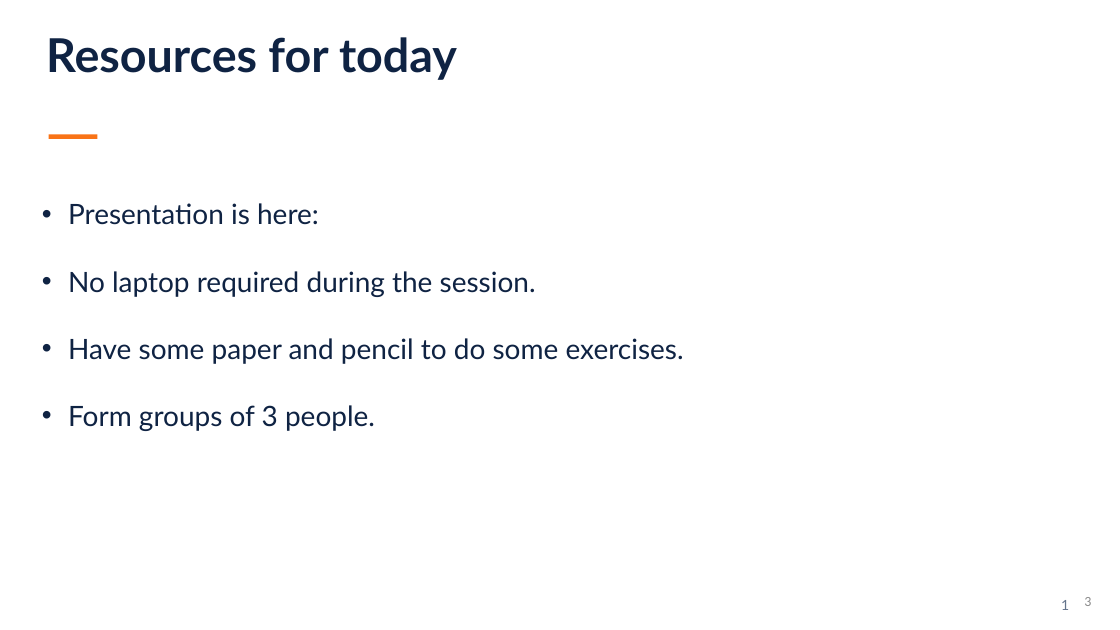
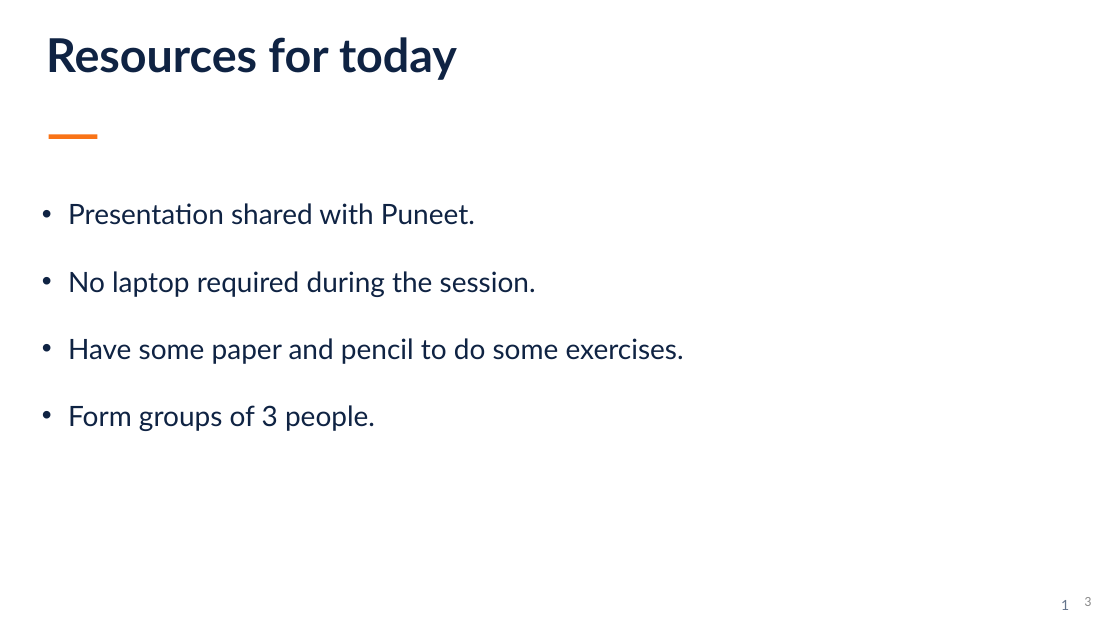
Before and after one commit to sefop/sefop-training-hub, a slide deck: slide 3 of workshops/2026-11-06-cal_poly/sefop-cal-poly.pptx. Drawn at 1120x630 pixels with LibreOffice and Linux fonts; fonts in the diff are those of the drawing. Boxes give left, top, right and bottom in pixels: in the first picture for what was removed or moved away, otherwise in the second. Text is boxed around its words. In the diff, an @@ line names an element or a change of style, - is before the commit and + after.

```diff
--- a/workshops/2026-11-06-cal_poly/sefop-cal-poly.pptx
+++ b/workshops/2026-11-06-cal_poly/sefop-cal-poly.pptx
@@ text at [68,203,475,225]: text changed @@
-• Presentation is here:
+• Presentation shared with Puneet.
```
Also in this commit, not shown: 15 other slides changed, 8 slides added, 1 slide removed, 2 other files.
